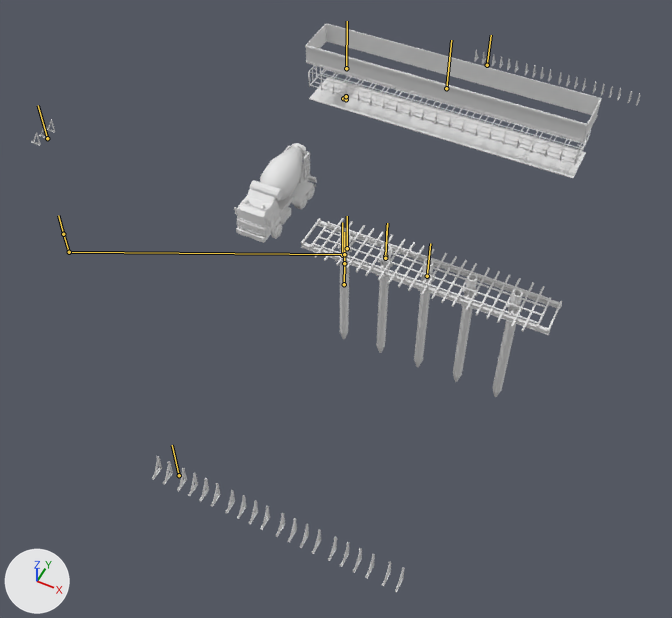
Two versions of the FBX model Assets/AnimationScenes/Models/scene_03.fbx, one commit apart.
Both versions are drawn from a camera (50 mm lens) standing at (21.4, -44.2, 52.1) and looking at (0.4, -2.2, -0.4). The axes (+X, +Y, +Z) are drawn at lower left. The lights are the same throughout. Both versions are drawn at frame 193 of the action 'Armature|anim_scene_03'; the numbers are the values there. The bones that bend it are drawn over the model as lines.

In view in the first picture: 'mixer_truck', 'tiang_pancang_cor'.
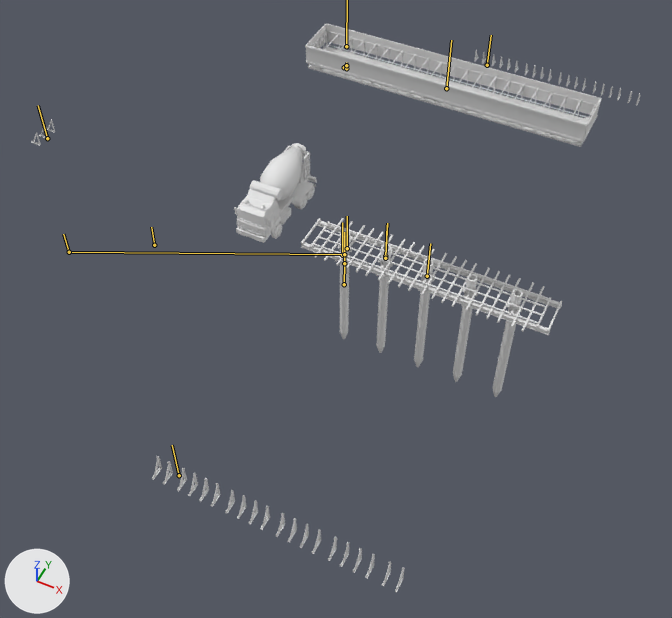
Patch to the scene script:
```diff
--- a/Assets/AnimationScenes/Models/scene_03.fbx.py
+++ b/Assets/AnimationScenes/Models/scene_03.fbx.py
@@ bone_steel_cage @@
 bone_steel_cage = bpy.data.objects['Armature'].pose.bones['steel_cage']  # child of 'tiang_pancang'
-bone_steel_cage.location = (0.0, 13.54, 0.0)
+bone_steel_cage.location = (0.0, 15.05, 0.0)
@@ bone_wood_plank @@
 bone_wood_plank = bpy.data.objects['Armature'].pose.bones['wood_plank']  # child of 'tiang_pancang'
-bone_wood_plank.location = (0.0, 12.65, 0.0)
+bone_wood_plank.location = (0.0, 14.93, 0.0)
```

Pixel boxes (x1, y1, x2, y2) of what changed, in the pictures (672 x 618 px):
'tiang_pancang_cor', posed: (31, 23, 640, 592) in both
bone 'wood_plank', root to tip: before (343, 98) to (343, 96); after (344, 67) to (344, 65)
